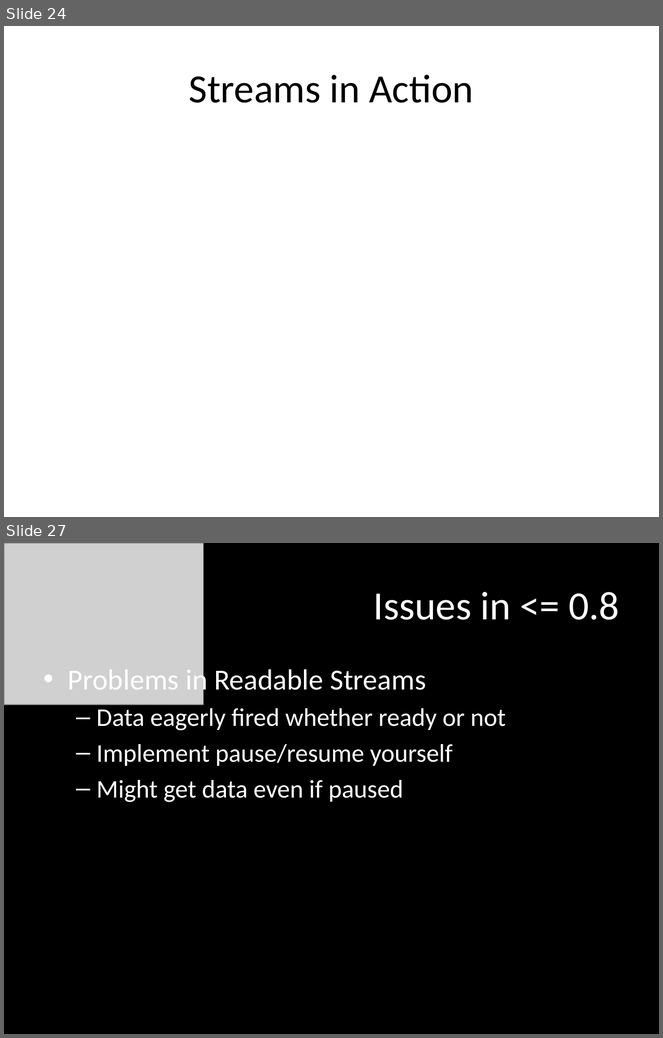
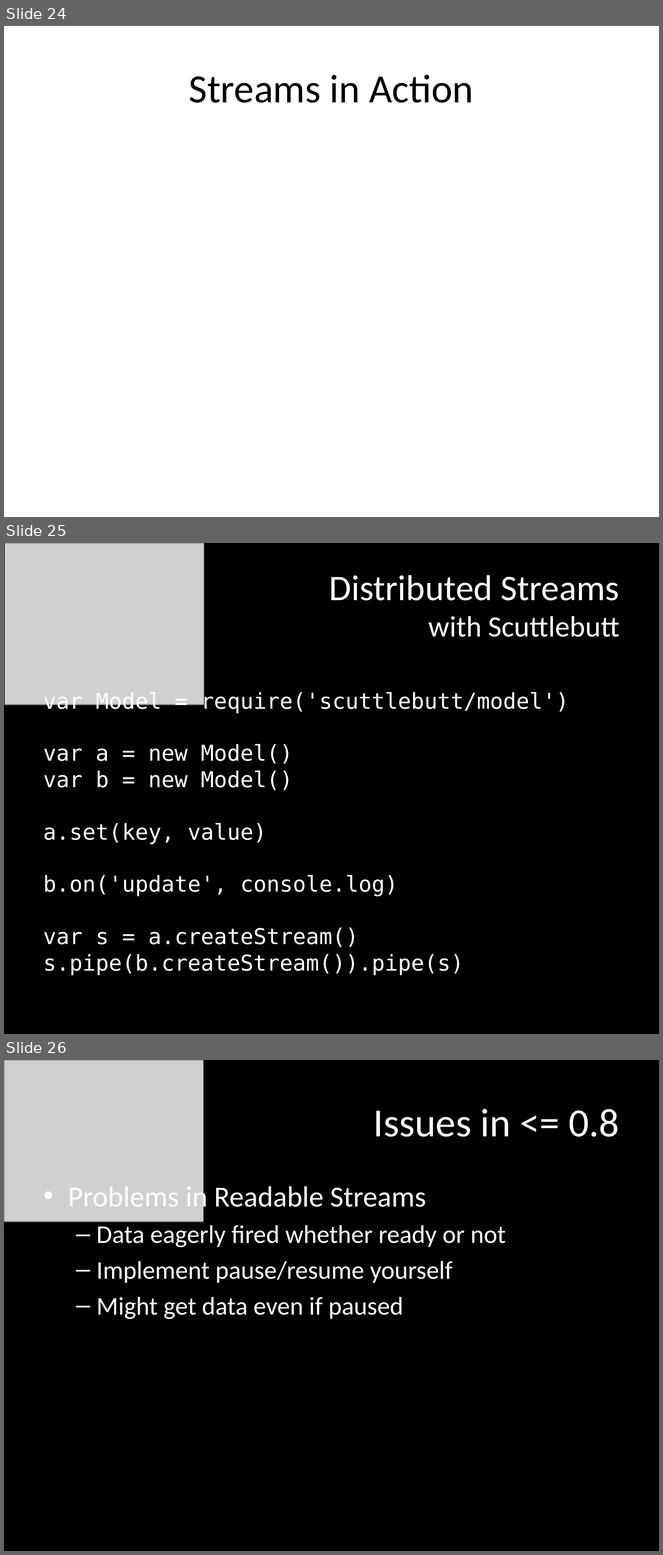
Before and after one commit to mattpodwysocki/SDC2013, a slide deck: SDC2013.pptx. Shown one above the other, each under a label of ours: slides 24 and 27 before the commit, slides 24, 25 and 26 after it; the slides between them are not shown. The pictures are 663x1038 and 663x1555 pixels, drawn with LibreOffice and Linux fonts; fonts in the diff are those of the drawing; grey boxes stand for pictures. Boxes give left, top, right and bottom in pixels: in the first picture for what was removed or moved away, otherwise in the second. Text is boxed around its words. In the diff, an @@ line names an element or a change of style, - is before the commit and + after.

```diff
--- a/SDC2013.pptx
+++ b/SDC2013.pptx
@@ slide 25 added at (4, 543, 659, 1034), background #000000 @@
@@ picture added at (5, 543, 204, 705) @@
@@ title added at (330, 575, 620, 637), 39.6 pt, text #FFFFFF @@
+Distributed Streams
+with Scuttlebutt
@@ text added at (43, 691, 569, 976), 24 pt, text #FFFFFF @@
+var Model = require('scuttlebutt/model')
+var a = new Model()
+var b = new Model()
+a.set(key, value)
+b.on('update', console.log)
+var s = a.createStream()
+s.pipe(b.createStream()).pipe(s)
@@ what was slide 27 is now slide 26 @@
```
Also in this commit, not shown: 5 slides changed, 2 slides removed, 10 other files.
